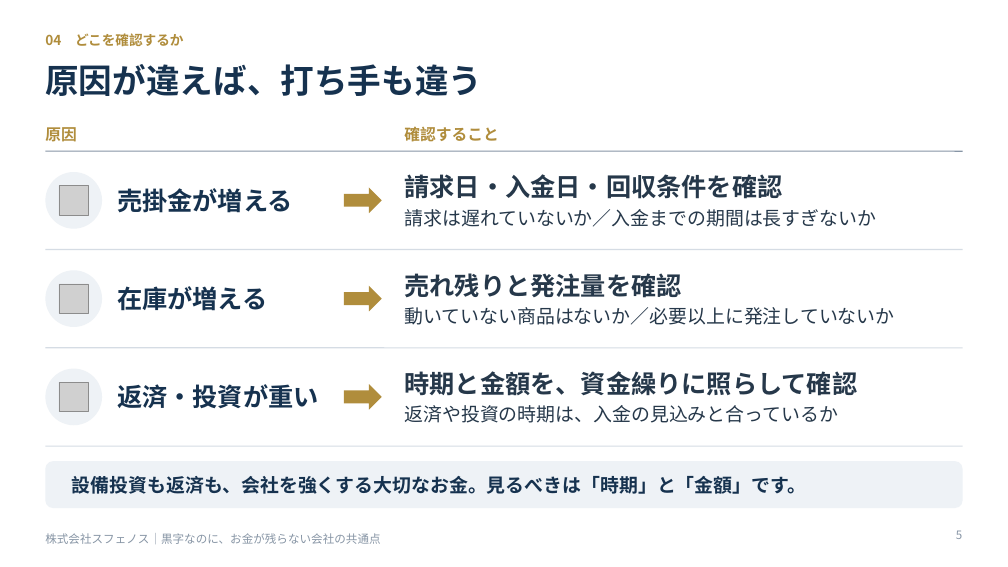
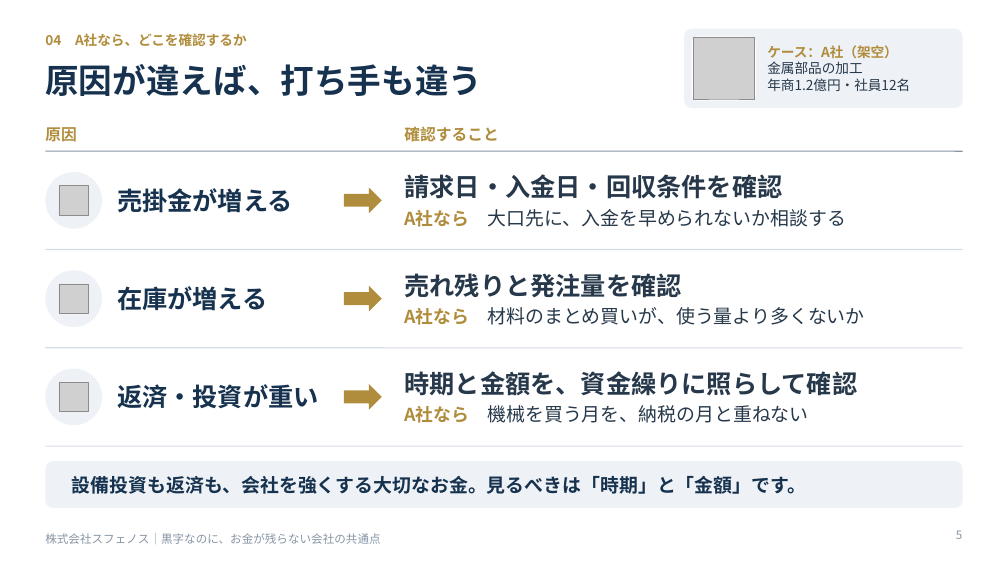
Before and after one commit to koseken0719-lang/kentakoseki0719, a slide deck: slide 5 of seminar/kuroji_okane_seminar.pptx. Drawn at 1008x567 pixels with LibreOffice and Linux fonts; fonts in the diff are those of the drawing; grey boxes stand for pictures. Boxes give left, top, right and bottom in pixels: in the first picture for what was removed or moved away, otherwise in the second. Text is boxed around its words. In the diff, an @@ line names an element or a change of style, - is before the commit and + after.

```diff
--- a/seminar/kuroji_okane_seminar.pptx
+++ b/seminar/kuroji_okane_seminar.pptx
@@ rounded rectangle added at [684, 29, 963, 108], fill #EEF2F6 @@
@@ text at [45, 33, 247, 47]: text changed @@
-04 どこを確認するか
+04 A社なら、どこを確認するか
@@ rounded rectangle added at [692, 36, 756, 101], fill #FFFFFF @@
@@ picture added at [693, 38, 755, 99] @@
@@ text added at [767, 45, 910, 91], 13 pt, text #26384A @@
+ケース：A社（架空）
+金属部品の加工
+年商1.2億円・社員12名
@@ text at [404, 209, 846, 227]: text changed @@
-請求は遅れていないか／入金までの期間は長すぎないか
+A社なら 大口先に、入金を早められないか相談する
@@ text at [404, 307, 864, 325]: text changed @@
-動いていない商品はないか／必要以上に発注していないか
+A社なら 材料のまとめ買いが、使う量より多くないか
@@ text at [404, 405, 808, 423]: text changed @@
-返済や投資の時期は、入金の見込みと合っているか
+A社なら 機械を買う月を、納税の月と重ねない
```
Also in this commit, not shown: 4 other slides changed, 6 other files.
